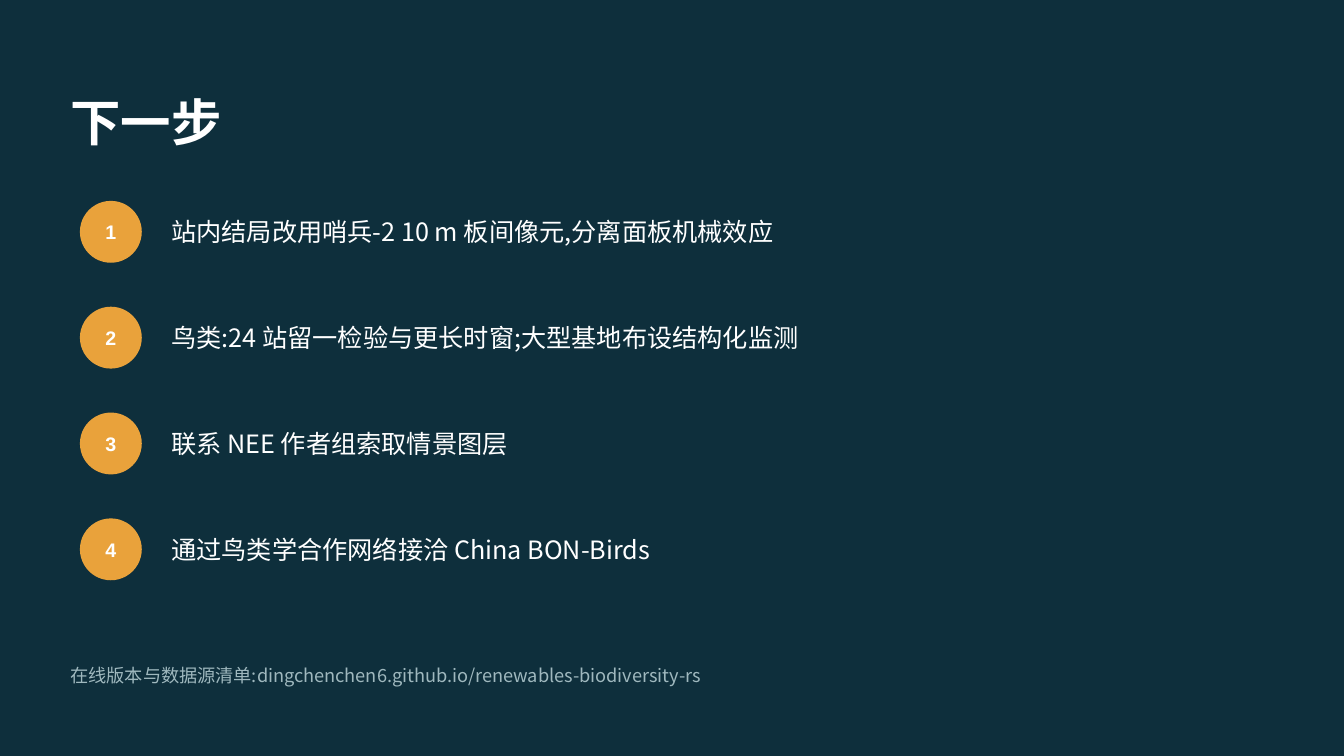
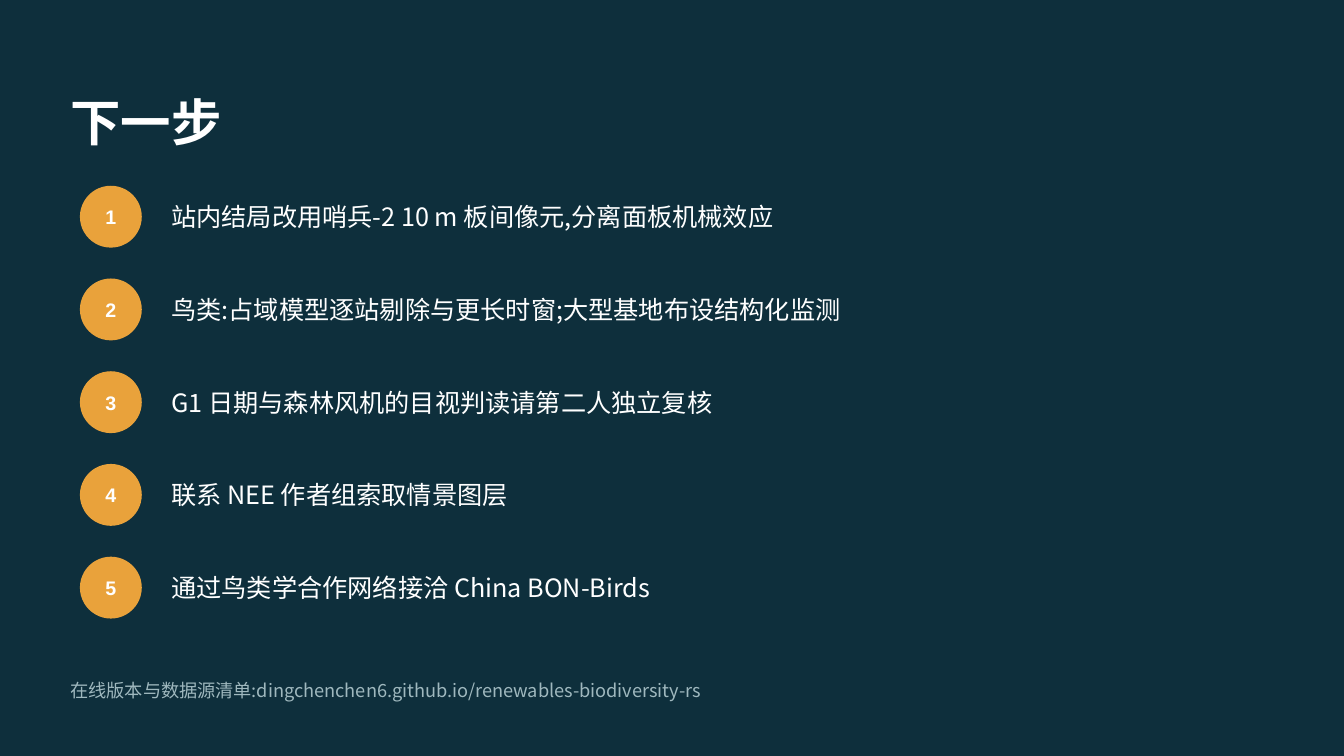
Before and after one commit to dingchenchen6/renewables-biodiversity-rs, a slide deck: slide 27 of RS_Renewables_Biodiversity_Workflow.pptx (slide 25 before the commit). Drawn at 1344x756 pixels with LibreOffice and Linux fonts; fonts in the diff are those of the drawing. Boxes give left, top, right and bottom in pixels: in the first picture for what was removed or moved away, otherwise in the second. Text is boxed around its words. In the diff, an @@ line names an element or a change of style, - is before the commit and + after.

```diff
--- a/RS_Renewables_Biodiversity_Workflow.pptx
+++ b/RS_Renewables_Biodiversity_Workflow.pptx
@@ 2 texts, 1 ellipse: place and size @@
-2 texts, 1 ellipse at (81,202,773,262)
+2 texts, 1 ellipse at (81,187,773,247)
@@ text "2": place and size @@
-text "2" at (105,331,116,345)
+text "2" at (105,303,116,317)
@@ ellipse: place and size @@
-ellipse at (81,308,141,368)
+ellipse at (81,279,141,340)
@@ text at (171,297,840,324): text changed @@
-鸟类:24 站留一检验与更长时窗;大型基地布设结构化监测
+鸟类:占域模型逐站剔除与更长时窗;大型基地布设结构化监测
@@ text "3": place and size @@
-text "3" at (105,437,116,451)
+text "3" at (105,396,116,410)
@@ ellipse: place and size @@
-ellipse at (81,413,141,474)
+ellipse at (81,372,141,433)
@@ text added at (171,390,712,414), 18 pt, text #FFFFFF @@
+G1 日期与森林风机的目视判读请第二人独立复核
@@ text "4": place and size @@
-text "4" at (105,543,116,557)
+text "4" at (105,488,116,502)
@@ ellipse: place and size @@
-ellipse at (81,519,141,580)
+ellipse at (81,465,141,525)
@@ text "联系 NEE 作者组索取情景图层": place and size @@
-text "联系 NEE 作者组索取情景图层" at (171,431,508,455)
+text "联系 NEE 作者组索取情景图层" at (171,482,508,506)
@@ ellipse added at (81,558,141,618), fill #E9A23B, outline #E9A23B 1 pt @@
@@ text "通过鸟类学合作网络接洽 China BON-Birds": place and size @@
-text "通过鸟类学合作网络接洽 China BON-Birds" at (171,537,651,561)
+text "通过鸟类学合作网络接洽 China BON-Birds" at (171,575,651,599)
@@ text added at (105,581,116,595), 14 pt, text #FFFFFF, bold @@
+5
@@ text "在线版本与数据源清单:dingchenchen6.github.io/renewables-biodiversity-r ...": place and size @@
-text "在线版本与数据源清单:dingchenchen6.github.io/renewables-biodiversity-r ..." at (71,666,701,687)
+text "在线版本与数据源清单:dingchenchen6.github.io/renewables-biodiversity-r ..." at (71,681,701,702)
```
Also in this commit, not shown: 9 other slides changed, 3 slides added, 1 slide removed, 4 other files.
